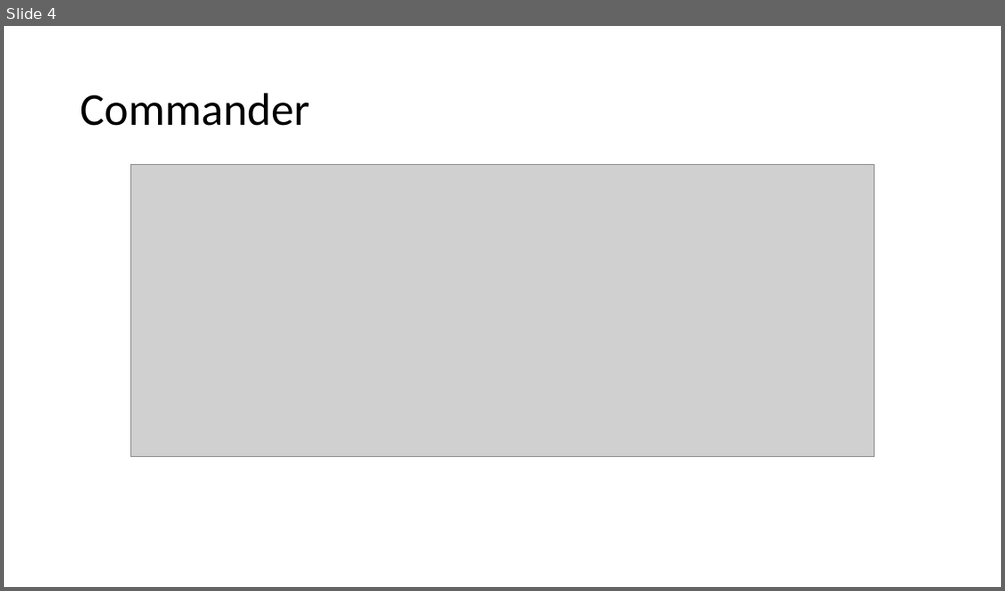
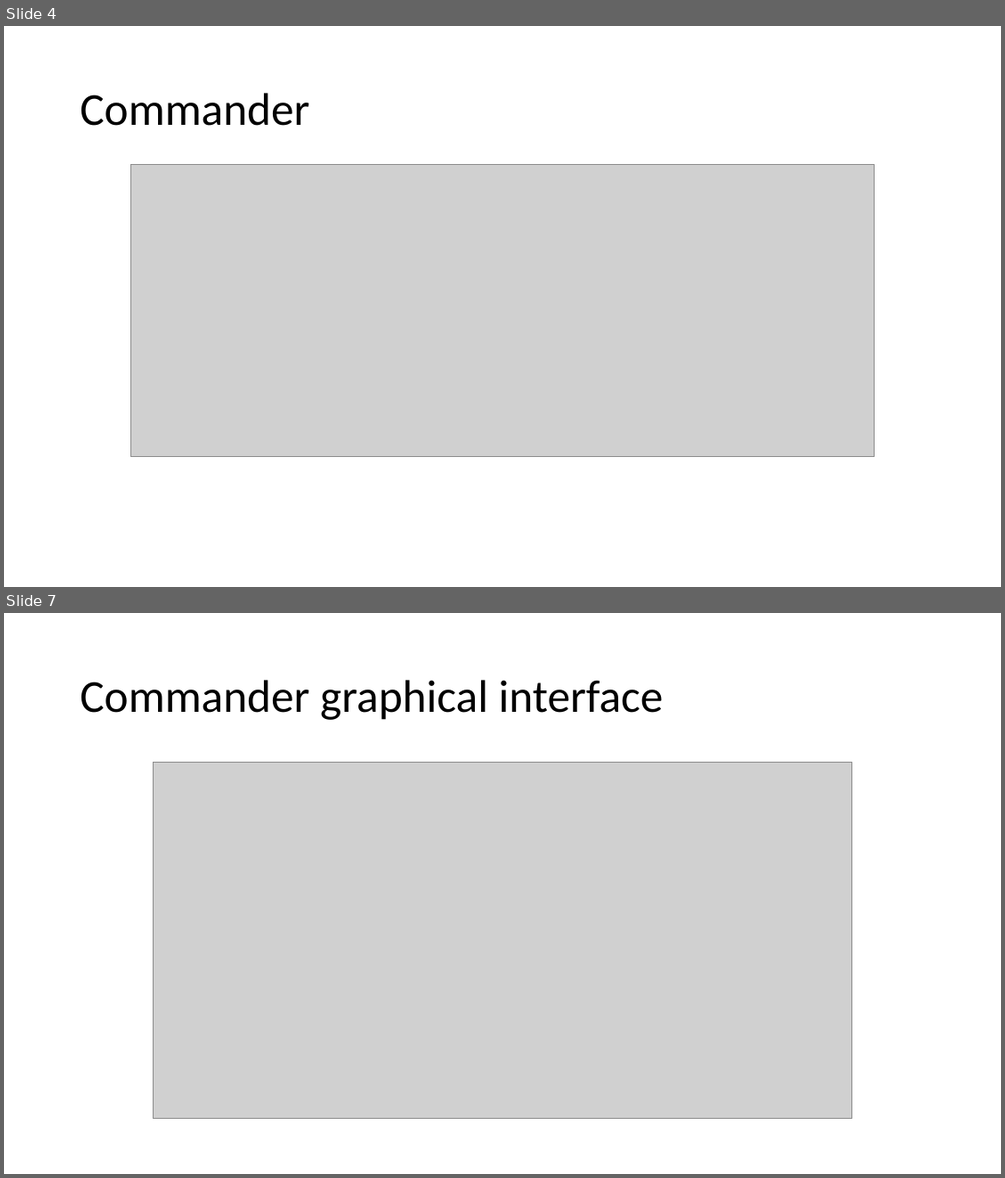
Before and after one commit to leonardohoriba/AzureIoTClient, a slide deck: Documentation/Presentation.pptx. Shown one above the other, each under a label of ours: slide 4 before the commit, slides 4 and 7 after it; the slides between them are not shown. The pictures are 1005x591 and 1005x1178 pixels, drawn with LibreOffice and Linux fonts; fonts in the diff are those of the drawing; grey boxes stand for pictures. Boxes give left, top, right and bottom in pixels: in the first picture for what was removed or moved away, otherwise in the second. Text is boxed around its words. In the diff, an @@ line names an element or a change of style, - is before the commit and + after.

Commit message:
Presentation screenshots

```diff
--- a/Documentation/Presentation.pptx
+++ b/Documentation/Presentation.pptx
@@ slide 7 added at (4,613,1001,1174), background #FFFFFF @@
@@ title added at (80,680,663,720), 44 pt, text #000000 @@
+Commander graphical interface
@@ picture added at (153,763,852,1119) @@
```
Also in this commit, not shown: 1 slide changed, 3 other slides added, 5 other files.
